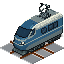
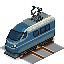
Revision of a layered w=64, h=64 image; what changed, layer by layer:
pixels changed over <box>4,3,64,60</box> (layer not identified)
